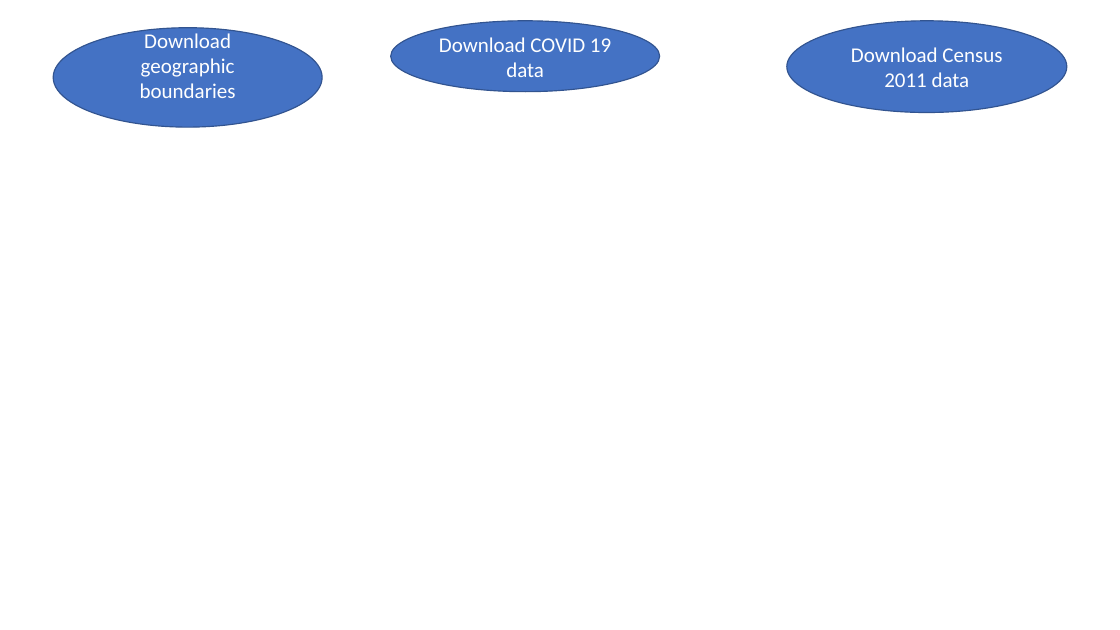
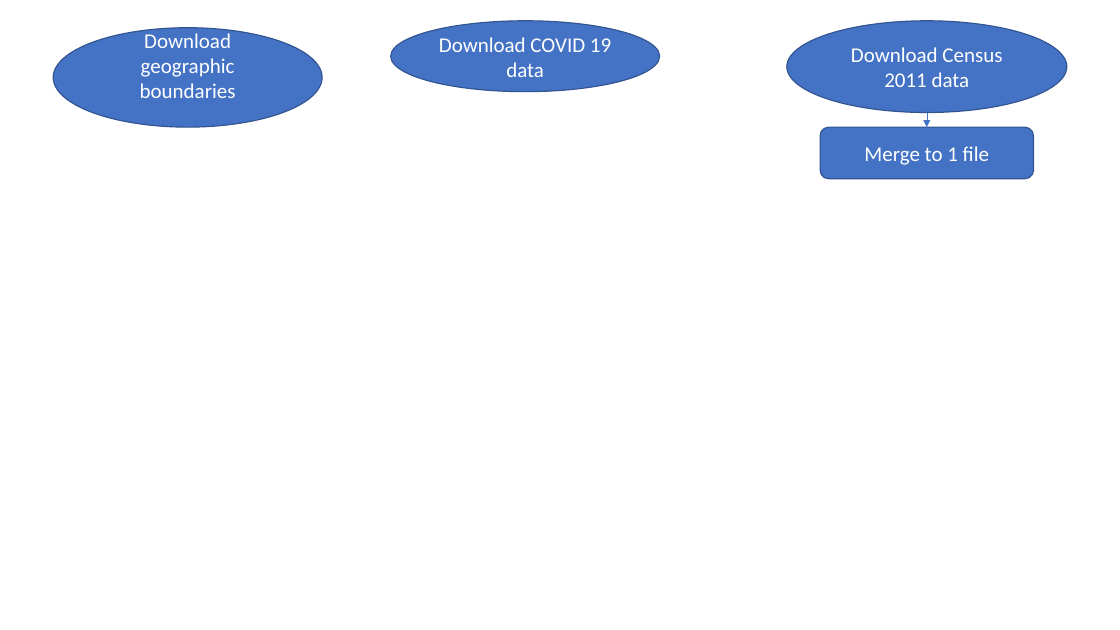
Before and after one commit to SL477/VA-Coursework, a slide deck: slide 1 of Workflow.pptx. Drawn at 1120x630 pixels with LibreOffice and Linux fonts; fonts in the diff are those of the drawing. Boxes give left, top, right and bottom in pixels: in the first picture for what was removed or moved away, otherwise in the second. Text is boxed around its words. In the diff, an @@ line names an element or a change of style, - is before the commit and + after.

```diff
--- a/Workflow.pptx
+++ b/Workflow.pptx
@@ arrow added from (927, 113) to (927, 127), #4472C4 0.5 pt @@
@@ rounded rectangle added at box(820, 127, 1033, 178), fill #4472C4, outline #325491 1 pt, 18 pt, text #FFFFFF @@
+Merge to 1 file
```
Also in this commit, not shown: 2 other files.
